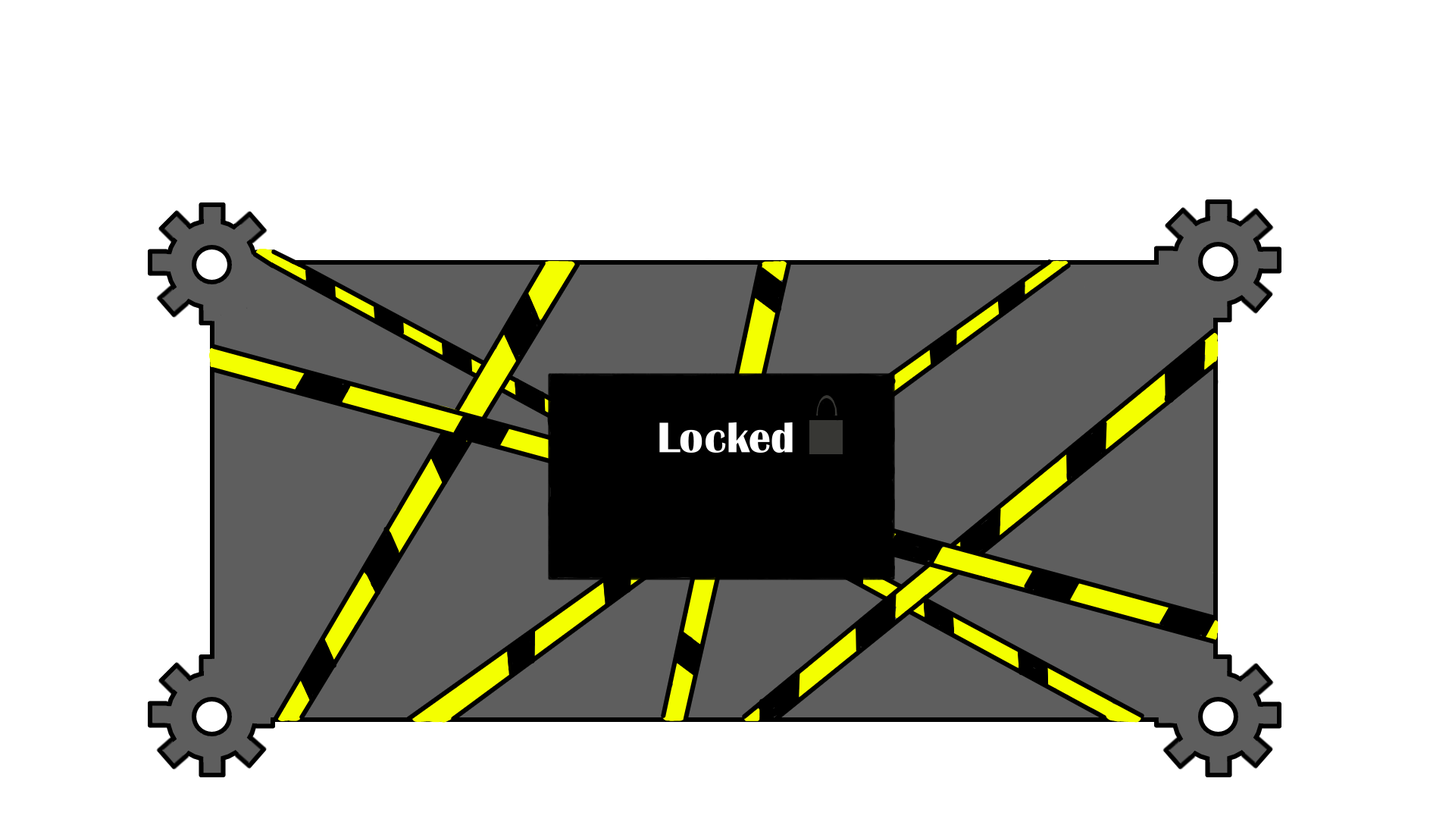
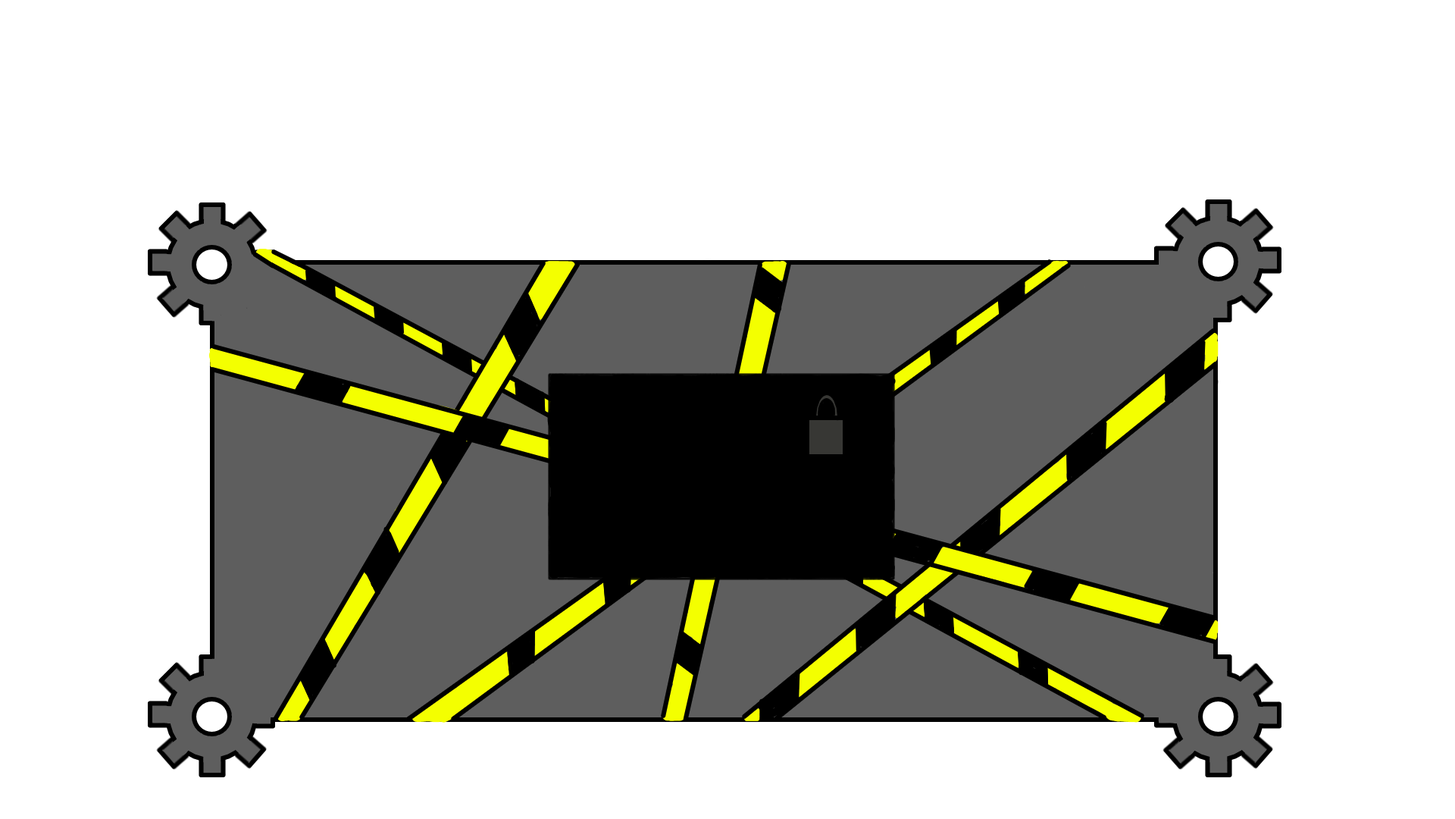
Layer changes from the first 1455x819 image to the second:
painted on "contour" (1st of 13, in "the locked label" › "key lock") over box(776, 421, 793, 453)
painted on "contour" (2nd of 13, in "the locked label") over box(659, 421, 793, 453)
painted on "colour" (2nd of 13, in "the locked label") over box(659, 421, 793, 453)
painted on "contour" (3rd of 13, in "tasma") over box(659, 421, 793, 453)
painted on "colour" (3rd of 13, in "tasma") over box(659, 421, 793, 453)
painted on "contour" (4th of 13, in "tasma") over box(728, 421, 793, 453)
painted on "colour" (4th of 13, in "tasma") over box(728, 421, 793, 453)
painted on "contour" (7th of 13, in "tasma") over box(659, 421, 793, 453)
painted on "colour" (7th of 13, in "tasma") over box(659, 421, 793, 453)
painted on "contour" (8th of 13, in "tasma") over box(659, 421, 793, 453)
painted on "colour" (9th of 13, in "UI") over box(659, 421, 793, 453)
